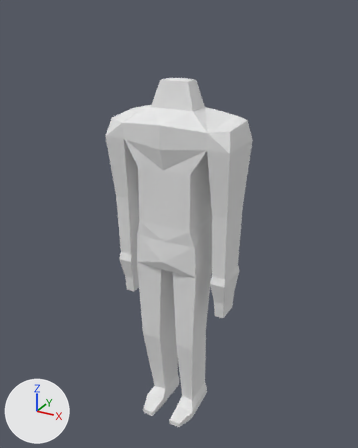
Before and after pictures for a commit that changed the Blender file Games/Assets/Superhero/Syperhero.blend.
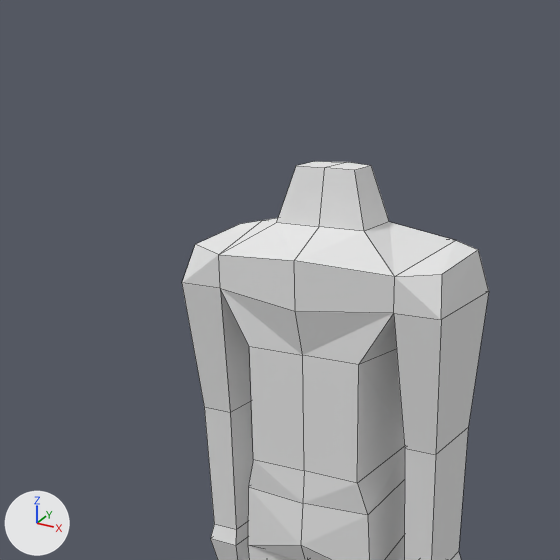
There are two pictures of each version: one whole from a 50 mm camera at (8.03, -14.51, 5.97) aimed at (-0.05, 0.17, -1.37), one close up on the part from 5% to 80% of the width and 0% to 60% of the height. Lighting does not change. The marker at lower left points along +X, +Y and +Z. The close-ups show mesh edges as thin lines.

The older version as bpy lines, for what is in view:
```python
me_cube = bpy.data.meshes.new('Cube')
me_cube.from_pydata(...)  # 80 vertices, 70 faces, 1 loose edge; spans x 0.0..2.32, y -1.45..1.27, z -9.43..3.79
me_cube.materials.append(mat_material)  # white #e7e7e7
ob_cube = bpy.data.objects.new('Cube', me_cube)
ob_cube.location = (0.0, 0.0, 0.0)
_m = ob_cube.modifiers.new('Mirror', 'MIRROR')
_m.use_clip = True
```
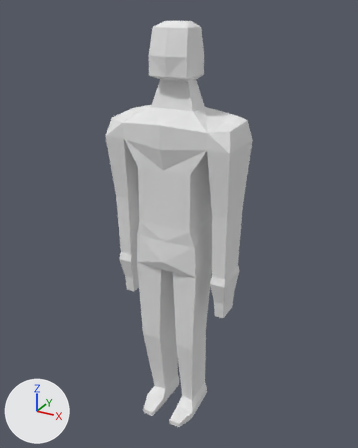
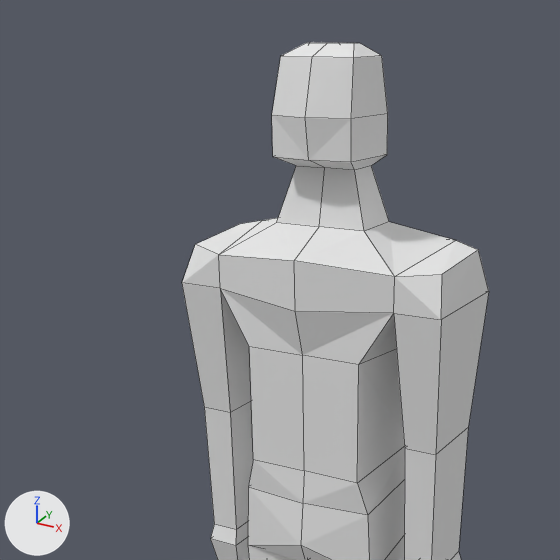
What differs and where, as boxes [x1, y1, x2, y2] in the close-ups (560 x 560 px):
'Cube', reshaped: before [182, 161, 489, 560]; after [182, 42, 489, 560]
part 1 of me_cube, built on: before [297, 161, 371, 170]; after [272, 42, 388, 170]

The change, as a list of edits to the scene's bpy script:
```text
Change me_cube:
    used by ob_cube; location = (0.0, 0.0, 0.0)
    remove me_cube.from_pydata(...)  # 80 vertices, 70 faces, 1 loose edge; spans x 0.0..2.32, y -1.45..1.27, z -9.43..3.79
    add me_cube.from_pydata(...)  # 96 vertices, 82 faces, 1 loose edge; spans x 0.0..2.32, y -1.45..1.27, z -9.43..5.55
    me_cube part 1
    1 face is deleted
    16 vertices are added at x 0.0..0.76, y -0.83..0.74, z 3.96..5.55
    13 new faces join them
```
